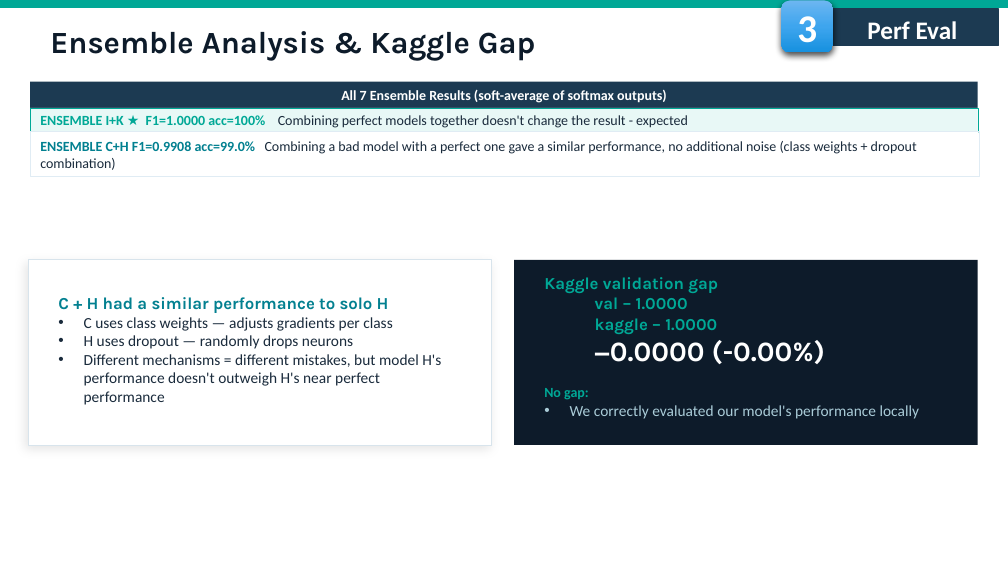
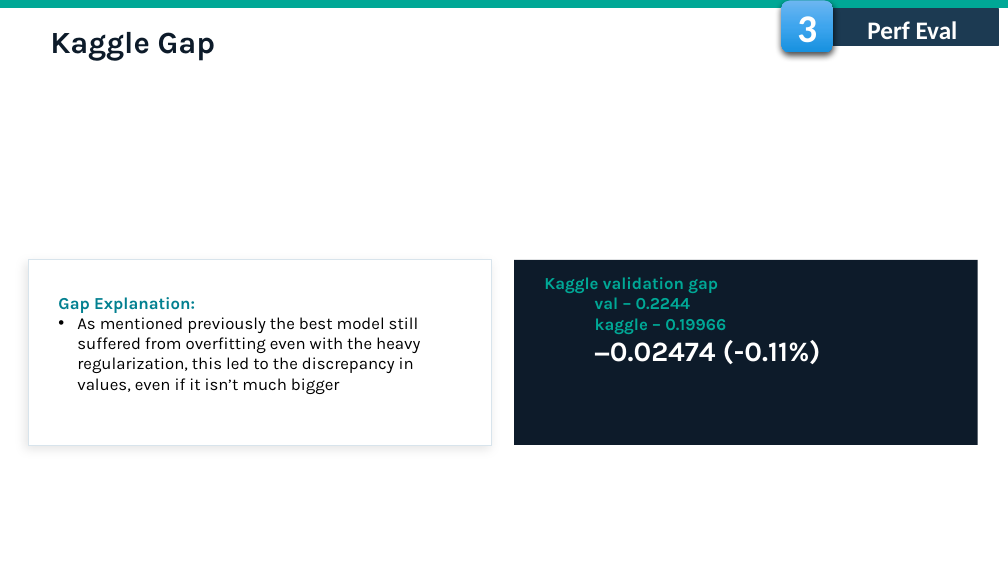
Before and after one commit to fmssilva/DL_Proj, a slide deck: slide 25 of assignment_1/task3/Task3_report.pptx (slide 24 before the commit). Drawn at 1008x567 pixels with LibreOffice and Linux fonts; fonts in the diff are those of the drawing; background and template pictures are left out. Boxes give left, top, right and bottom in pixels: in the first picture for what was removed or moved away, otherwise in the second. Text is boxed around its words. In the diff, an @@ line names an element or a change of style, - is before the commit and + after.

```diff
--- a/assignment_1/task3/Task3_report.pptx
+++ b/assignment_1/task3/Task3_report.pptx
@@ text at (x1=50, y1=32, x2=216, y2=61): text changed @@
-Ensemble Analysis & Kaggle Gap
+Kaggle Gap
@@ rectangle removed at (x1=30, y1=82, x2=978, y2=108) @@
-All 7 Ensemble Results (soft-average of softmax outputs)
@@ rectangle removed at (x1=30, y1=108, x2=978, y2=132) @@
@@ text removed at (x1=40, y1=115, x2=688, y2=128) @@
-ENSEMBLE I+K ★ F1=1.0000 acc=100% Combining perfect models together doesn't change the result - expected
@@ rectangle removed at (x1=30, y1=131, x2=979, y2=176) @@
@@ text removed at (x1=40, y1=141, x2=917, y2=170) @@
-ENSEMBLE C+H F1=0.9908 acc=99.0% Combining a bad model with a perfect one gave a similar performance, no additional noise (class weights + dropout combination)
@@ text at (x1=58, y1=297, x2=420, y2=394): text changed; size 11 to 12 pt; font Calibri to Karla; text colour #1A2B3C to #000000 @@
-C + H had a similar performance to solo H
-• C uses class weights — adjusts gradients per class
-• H uses dropout — randomly drops neurons
-• Different mechanisms = different mistakes, but model H's performance doesn't outweigh H's near perfect performance
+Gap Explanation:
+• As mentioned previously the best model still suffered from overfitting even with the heavy regularization, this led to the discrepancy in values, even if it isn’t much bigger
@@ text at (x1=595, y1=297, x2=821, y2=364): text changed; size 11 to 12 pt; font Calibri to Karla; text colour #AACCD8 to #00A896; bold on @@
-val – 1.0000
-kaggle – 1.0000
-−0.0000 (-0.00%)
-No gap:
-• We correctly evaluated our model's performance locally
+val – 0.2244
+kaggle – 0.19966
+−0.02474 (-0.11%)
```
Also in this commit, not shown: 16 other slides changed, 10 slides added, 9 slides removed.
